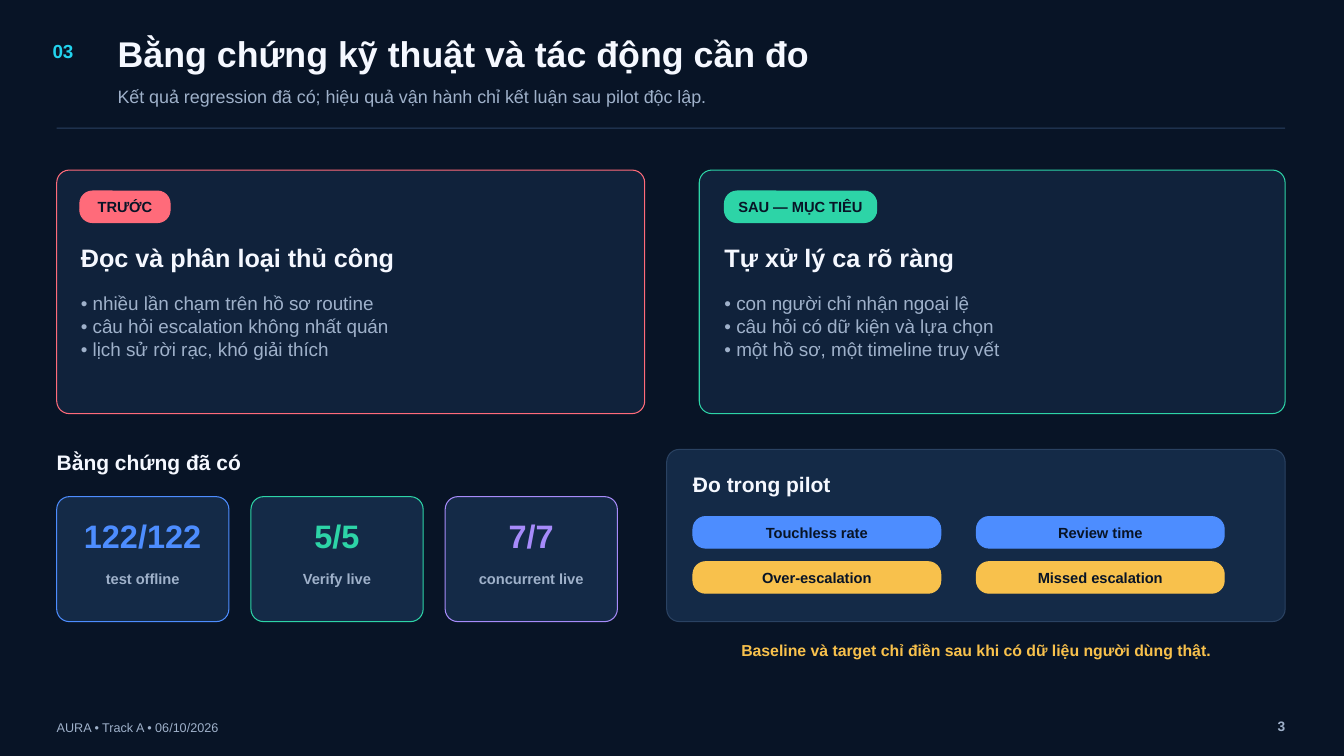
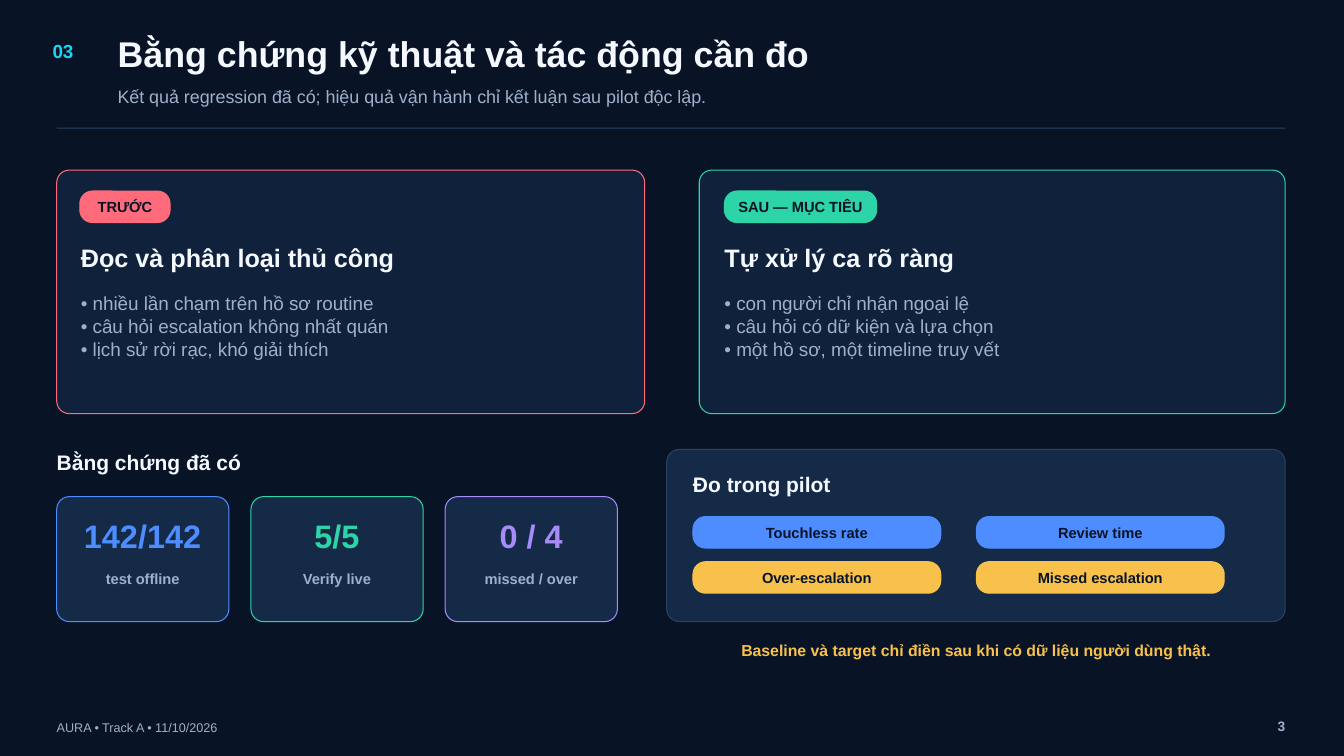
Before and after one commit to BondPhuPhamzZ/AURA, a slide deck: slide 3 of AURA/submission/AURA_5_SLIDES.pptx. Drawn at 1344x756 pixels with LibreOffice and Linux fonts; fonts in the diff are those of the drawing. Boxes give left, top, right and bottom in pixels: in the first picture for what was removed or moved away, otherwise in the second. Text is boxed around its words. In the diff, an @@ line names an element or a change of style, - is before the commit and + after.

```diff
--- a/AURA/submission/AURA_5_SLIDES.pptx
+++ b/AURA/submission/AURA_5_SLIDES.pptx
@@ text at <box>84,524,201,549</box>: text changed @@
-122/122
+142/142
@@ text at <box>500,525,563,549</box>: text changed @@
-7/7
+0 / 4
@@ text at <box>485,573,578,584</box>: text changed @@
-concurrent live
+missed / over
@@ text at <box>57,723,217,732</box>: text changed @@
-AURA • Track A • 06/10/2026
+AURA • Track A • 11/10/2026
```
Also in this commit, not shown: 4 other slides changed, 4 other files.
